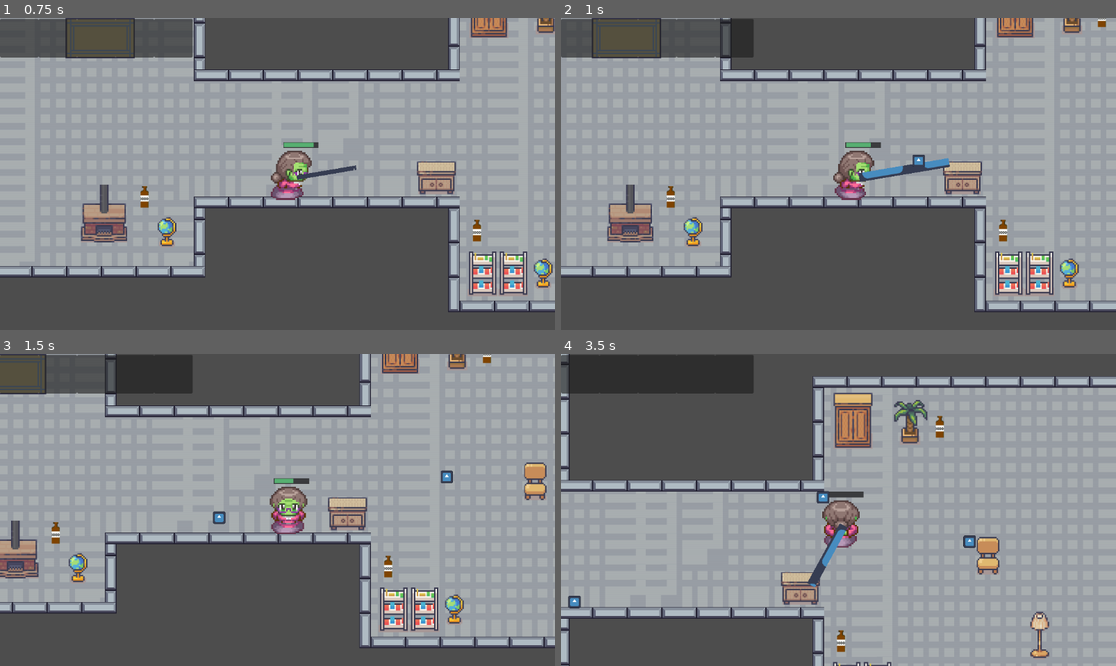
Above: before the commit, frames 1-4 (two rows, left to right).
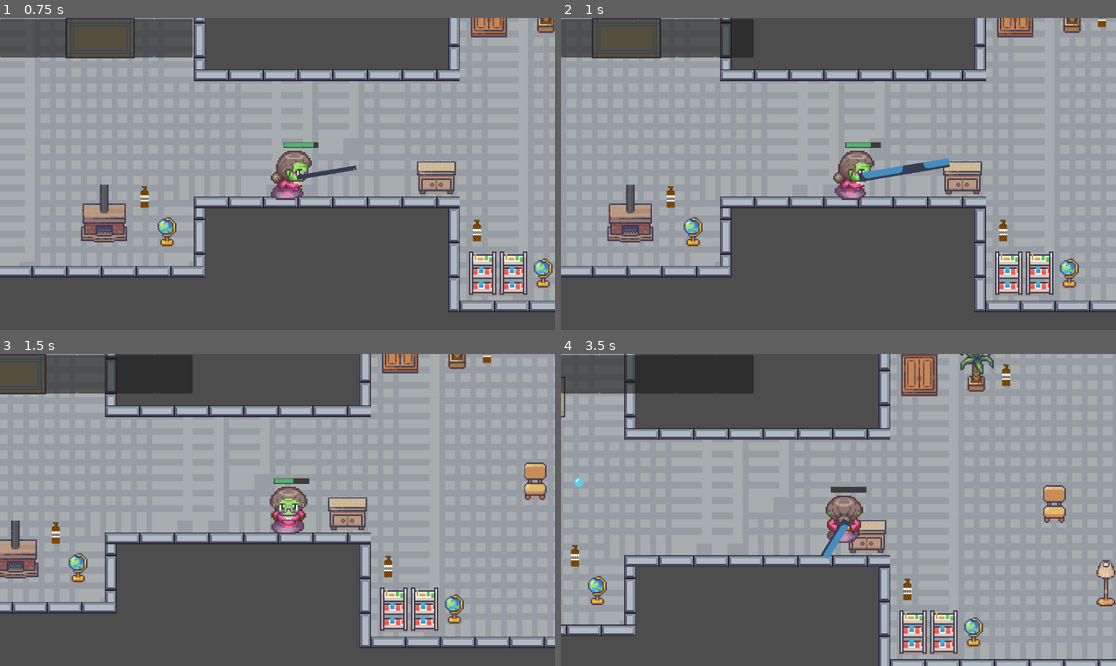
Above: after the commit, the same moments.

Repository: NickPerlich/Deathma
Game: Godot game, scene res://main.tscn
The game is run twice, just before and just after one commit, with the same random seed, the same clock (stepped at 60 frames per second) and the same inputs. The engine's default icon, where the game draws it, is replaced by a stand-in: a white triangle on a blue panel in a dark square.
Inputs (mouse positions are in pixels of both pictures, inside the frame that each line leads up to):
- Up to frame 1 (0.75 s): move the mouse to (399, 158) at 0.52 s; press the mouse at (399, 158) at 0.53 s; hold D (input_right) from 0.53 s (still down)
- Up to frame 2 (1 s): keep holding D (input_right); right-click (960, 158) at 0.8 s
- Up to frame 3 (1.5 s): move the mouse to (166, 525) at 1.27 s; release D (input_right) at 1.28 s; release the mouse at (166, 525) at 1.28 s; hold S (input_down) from 1.28 s (still down); right-click (166, 525) at 1.35 s
- Up to frame 4 (3.5 s): click (727, 525) at 1.55 s; move the mouse to (894, 441) at 2.02 s; release S (input_down) at 2.03 s; hold D (input_right) 2.03-2.78 s; hold 1 (Slot_1) 2.03-2.78 s; right-click (894, 441) at 2.3 s; move the mouse to (810, 572) at 2.77 s; hold W (input_up) from 2.78 s (still down); tap 2 (Slot_2) at 2.85 s; click (810, 572) at 3.05 s

Frame 1 is identical in both runs. In frame 2, less than 0.1% of the frame differs, in the area x 63-66%, y 43-48%; in frame 3, 0.2%; in frame 4, 36%, in the area x 0-100%, y 0-100%.
Error before the commit: Invalid access of index '0' on a base object of type: 'Array'. (res://inventory.gd:30)
Error after the commit: Invalid type in function 'set_texture' in base 'Sprite2D'. Cannot convert argument 1 from int to Object. (res://projectile.gd:15)

Commit message:
tongue launch

Diff:
--- a/Lab 5 Moving Character/Scenes/main_character.gd
+++ b/Lab 5 Moving Character/Scenes/main_character.gd
@@ -6,6 +6,10 @@
 @onready var sprite_2d = $Sprite2D
 @onready var healthbar = $Healthbar
 var bulletCount = 0
+var curTexture = 0
+var curCollisionShape = 0
+var curRect_region = 0
+
 
 # Get the gravity from the project settings to be synced with RigidBody nodes.
 var gravity = ProjectSettings.get_setting("physics/2d/default_gravity")
@@ -87,6 +91,8 @@
 
 func shoot(mouse_position):
 	var projectile = projectilePath.instantiate()
+	projectile.changeCollisionShape(curCollisionShape)
+	projectile.changeTexture(curTexture,curRect_region)
 	get_parent().add_child(projectile)
 
 	projectile.position = $Node2D/Marker2D.global_position
@@ -95,6 +101,14 @@
 
 
 
-func _on_tongue_collected(texture, collision):
-	#projectilePath.changeTexture
+func _on_tongue_collected(texture, collisionShape, rect_region):
+	#var p = projectilePath.instantiate()
+	#p.changeTexture(texture, rect_region)
+	#p.changeCollisionShape(collisionShape)
+	#get_parent().add_child(p)
+	#p.position = $Node2D/Marker2D.global_position
+	curCollisionShape=curCollisionShape
+	curRect_region=rect_region
+	curTexture=texture
+	print(texture,collisionShape,rect_region)
 	pass # Replace with function body.
--- a/Lab 5 Moving Character/Tongue.gd
+++ b/Lab 5 Moving Character/Tongue.gd
@@ -33,7 +33,7 @@
 		#check what it colided with
 		if collider.is_in_group("collectible"):
 			handle_collision_collectible(collider)
-			print(getTexture(collider).name)
+			collected.emit(getSprite(collider).texture, getCollisionShape(collider).position, getSprite(collider).region_rect)
 		else:
 			collision_point = ray_cast.get_collision_point()
 			distance = (global_position - collision_point).length()
@@ -45,7 +45,12 @@
 func handle_collision_collectible(collider):
 	collider.queue_free()
 
-func getTexture(collider):
+func getSprite(collider):
 	for child in collider.get_children():
 		if child is Sprite2D:
 			return child
+
+func getCollisionShape(collider):
+	for child in collider.get_children():
+		if child is CollisionShape2D:
+			return child
--- a/Lab 5 Moving Character/main.tscn
+++ b/Lab 5 Moving Character/main.tscn
@@ -8850,6 +8850,9 @@
 position = Vector2(-3.5, -1.5)
 shape = SubResource("RectangleShape2D_4giou")
 
+[node name="Sprite2D" type="Sprite2D" parent="."]
+position = Vector2(-148.219, 575.085)
+
 [node name="Banana_Bread" parent="." instance=ExtResource("10_svgc6")]
 position = Vector2(259, 480)
 
--- a/Lab 5 Moving Character/projectile.gd
+++ b/Lab 5 Moving Character/projectile.gd
@@ -11,10 +11,15 @@
 	if area.is_in_group("main_character"):
 		queue_free()
 
-func changeTexture(texture):
-	$Icon.Texture = texture
+func changeTexture(texture, region_rect):
+	$Icon.set_texture(texture)
+	$Icon.region_enabled = true
+	$Icon.region_rect = region_rect
 	return
 
+
 func changeCollisionShape(collisionShape):
-	$CollisionShape2D.Transform2D.Position
+	#$CollisionShape2D.position = collisionShape
+
+	print("shape changed to", $CollisionShape2D.position)
 	return
--- a/Lab 5 Moving Character/projectile.tscn
+++ b/Lab 5 Moving Character/projectile.tscn
@@ -3,17 +3,15 @@
 [ext_resource type="Texture2D" uid="uid://b3lj7gkged1mg" path="res://icon.svg" id="1_8a2ju"]
 [ext_resource type="Script" path="res://projectile.gd" id="1_gwxm0"]
 
-[sub_resource type="RectangleShape2D" id="RectangleShape2D_ddy7x"]
-size = Vector2(121, 115)
+[sub_resource type="RectangleShape2D" id="RectangleShape2D_qcoo2"]
+size = Vector2(53, 89)
 
 [node name="Projectile" type="CharacterBody2D"]
-scale = Vector2(0.2, 0.2)
 script = ExtResource("1_gwxm0")
 
 [node name="CollisionShape2D" type="CollisionShape2D" parent="."]
-position = Vector2(0.500004, -2.5)
-scale = Vector2(1, 1)
-shape = SubResource("RectangleShape2D_ddy7x")
+position = Vector2(1.5, 2.5)
+shape = SubResource("RectangleShape2D_qcoo2")
 
 [node name="Icon" type="Sprite2D" parent="."]
 texture = ExtResource("1_8a2ju")
